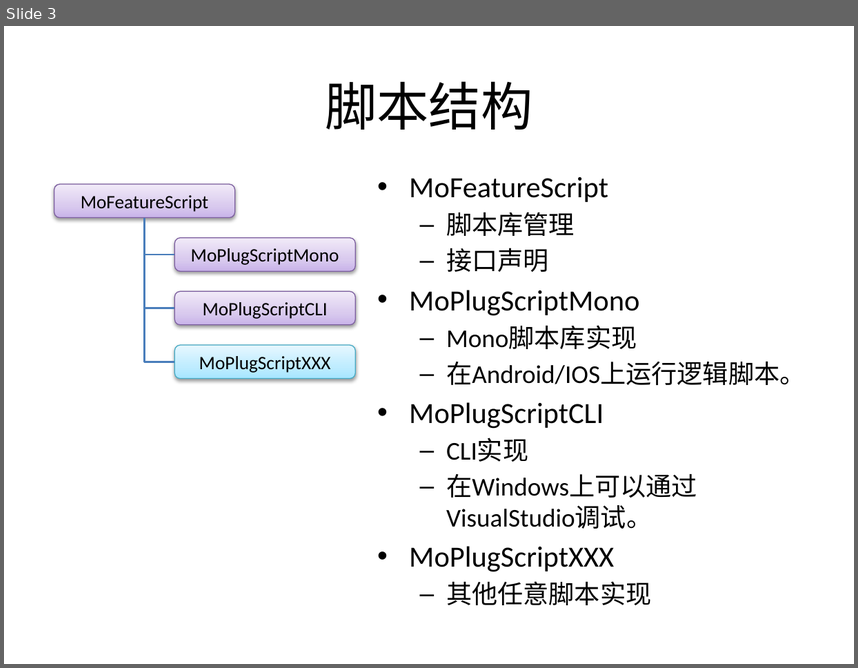
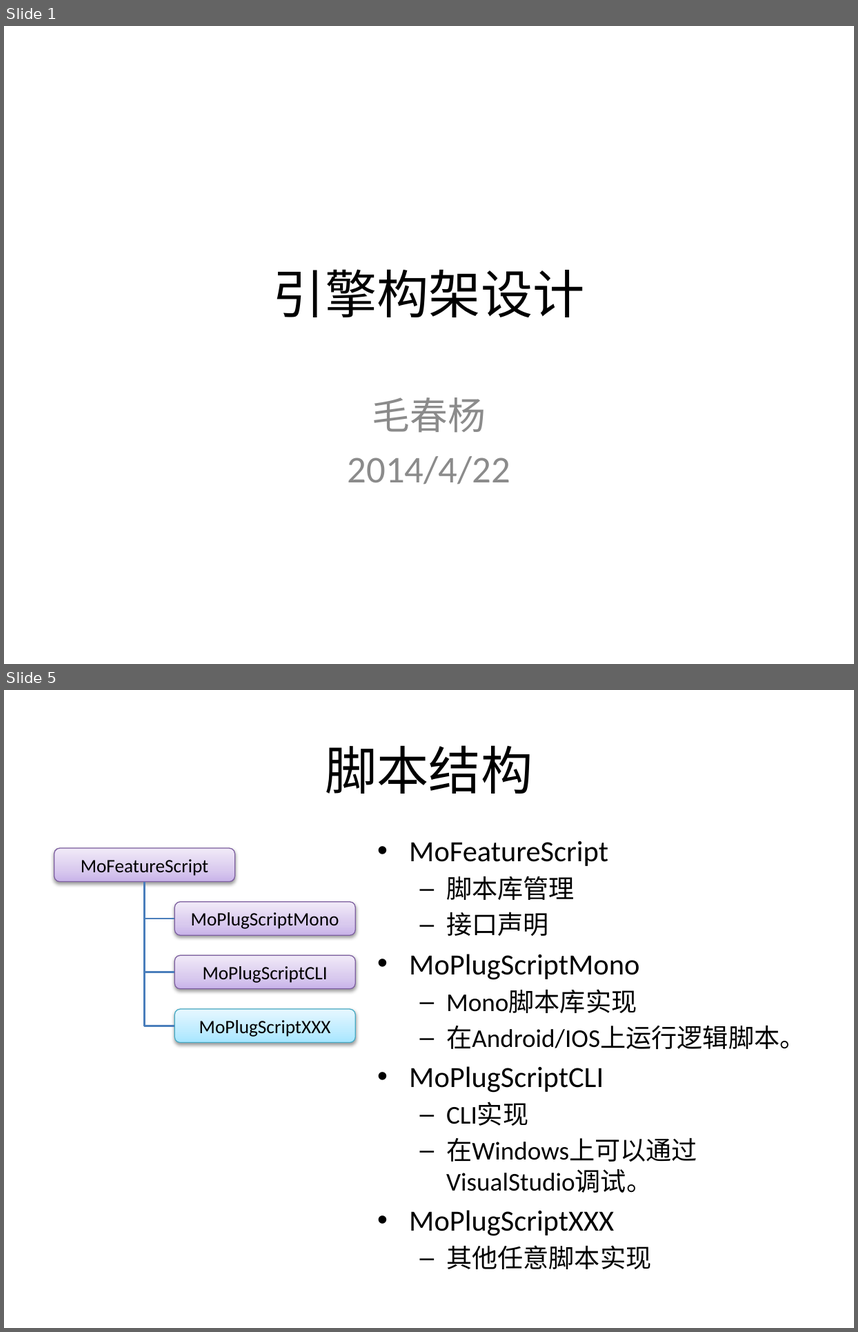
Before and after one commit to favedit/MoCrossOld, a slide deck: Source/Document/设计文档.pptx. Shown one above the other, each under a label of ours: slide 3 before the commit, slides 1 and 5 after it; the slides between them are not shown. The pictures are 858x668 and 858x1332 pixels, drawn with LibreOffice and Linux fonts; fonts in the diff are those of the drawing. Boxes give left, top, right and bottom in pixels: in the first picture for what was removed or moved away, otherwise in the second. Text is boxed around its words. In the diff, an @@ line names an element or a change of style, - is before the commit and + after.

```diff
--- a/Source/Document/设计文档.pptx
+++ b/Source/Document/设计文档.pptx
@@ slide 1 added at [4,26,854,664], background #FFFFFF @@
@@ title added at [273,269,585,317], 44 pt, text #000000 @@
+引擎构架设计
@@ subtitle added at [348,397,510,483], 32 pt, text #8C8C8C @@
+毛春杨
+2014/4/22
@@ what was slide 3 is now slide 5 @@
```
Also in this commit, not shown: 3 other slides added, 2 slides removed, 4 other files.
